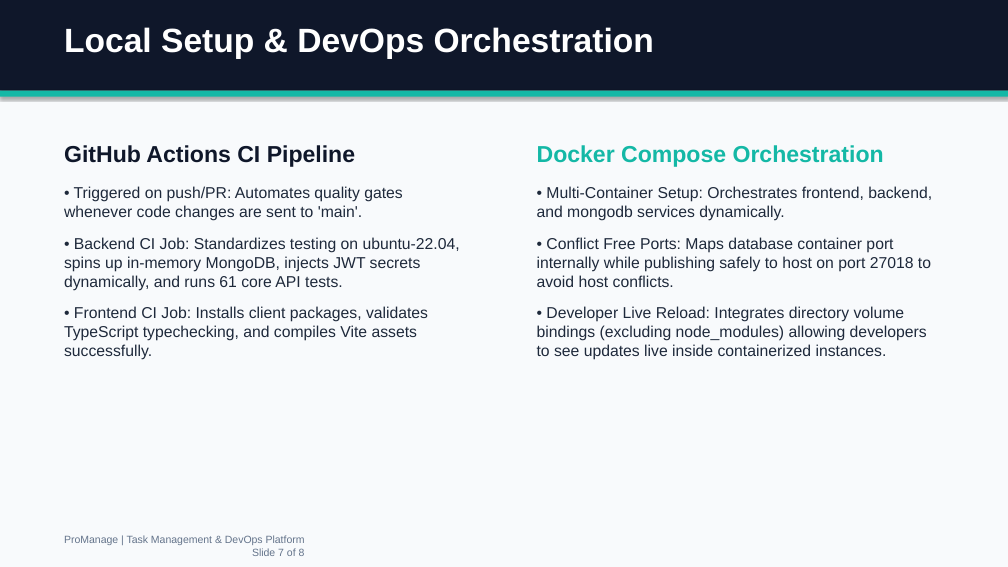
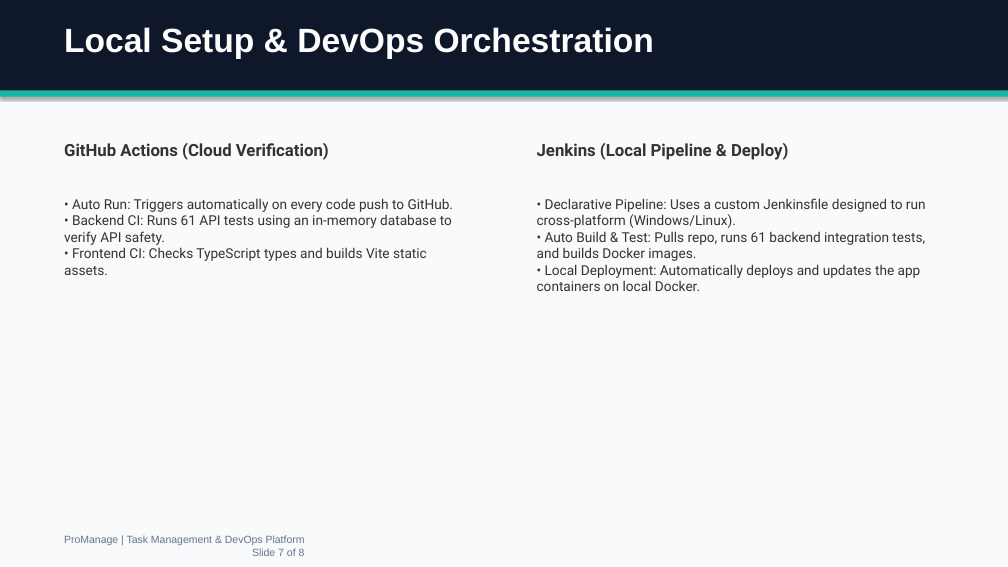
Before and after one commit to Prashant9128/ProManage, a slide deck: slide 7 of ProManage_Presentation.pptx. Drawn at 1008x567 pixels with LibreOffice and Linux fonts; fonts in the diff are those of the drawing. Boxes give left, top, right and bottom in pixels: in the first picture for what was removed or moved away, otherwise in the second. Text is boxed around its words. In the diff, an @@ line names an element or a change of style, - is before the commit and + after.

Commit message:
docs: update ProManage presentation with simplified words and Jenkins pipeline info

```diff
--- a/ProManage_Presentation.pptx
+++ b/ProManage_Presentation.pptx
@@ text at [64,143,453,275]: text changed; size 15 to 13 pt; font Arial to Roboto; text colour #1E293B to #333333 @@
-GitHub Actions CI Pipeline
-• Triggered on push/PR: Automates quality gates whenever code changes are sent to 'main'.
-• Backend CI Job: Standardizes testing on ubuntu-22.04, spins up in-memory MongoDB, injects JWT secrets dynamically, and runs 61 core API tests.
-• Frontend CI Job: Installs client packages, validates TypeScript typechecking, and compiles Vite assets successfully.
+GitHub Actions (Cloud Verification)
+• Auto Run: Triggers automatically on every code push to GitHub.
+• Backend CI: Runs 61 API tests using an in-memory database to verify API safety.
+• Frontend CI: Checks TypeScript types and builds Vite static assets.
@@ text at [537,143,926,291]: text changed; size 15 to 13 pt; font Arial to Roboto; text colour #1E293B to #333333 @@
-Docker Compose Orchestration
-• Multi-Container Setup: Orchestrates frontend, backend, and mongodb services dynamically.
-• Conflict Free Ports: Maps database container port internally while publishing safely to host on port 27018 to avoid host conflicts.
-• Developer Live Reload: Integrates directory volume bindings (excluding node_modules) allowing developers to see updates live inside containerized instances.
+Jenkins (Local Pipeline & Deploy)
+• Declarative Pipeline: Uses a custom Jenkinsfile designed to run cross-platform (Windows/Linux).
+• Auto Build & Test: Pulls repo, runs 61 backend integration tests, and builds Docker images.
+• Local Deployment: Automatically deploys and updates the app containers on local Docker.
```
Also in this commit, not shown: 7 other slides changed.
